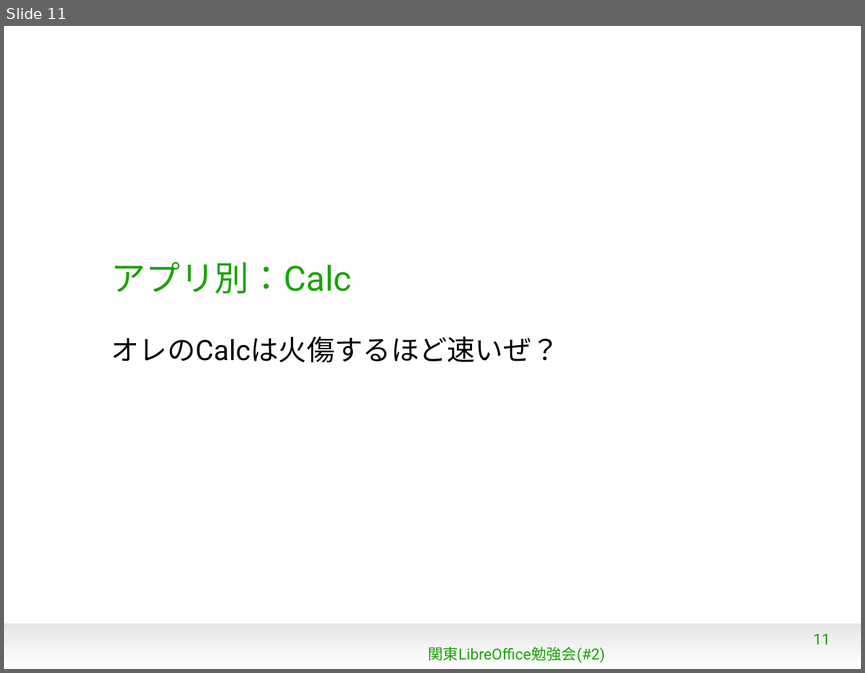
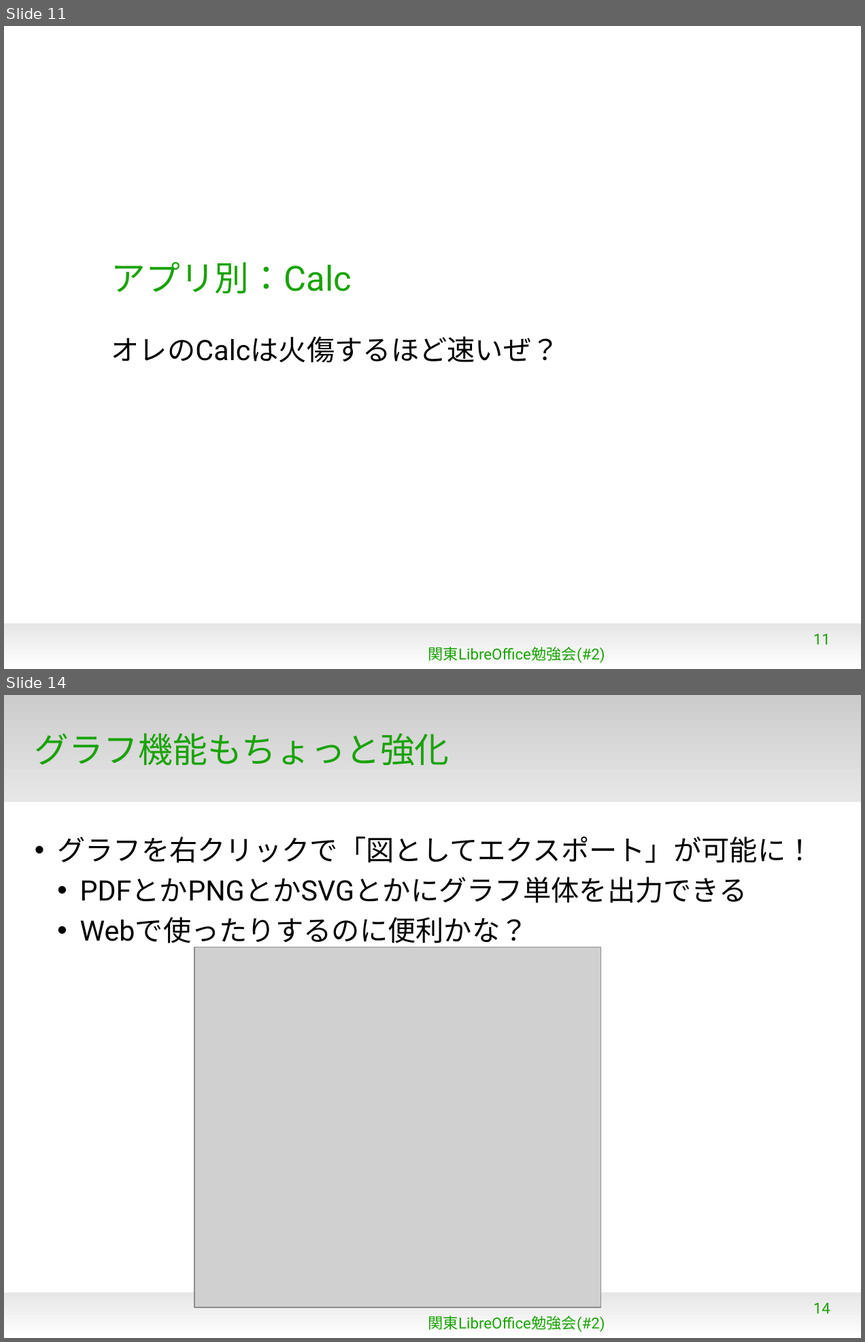
Before and after one commit to naruoga/KantoLibreOffice, a slide deck: Jan2013/WhatsNew4-0.odp. Shown one above the other, each under a label of ours: slide 11 before the commit, slides 11 and 14 after it; the slides between them are not shown. The pictures are 865x673 and 865x1342 pixels, drawn with LibreOffice and Linux fonts; fonts in the diff are those of the drawing; grey boxes stand for pictures; background and template pictures are left out. Boxes give left, top, right and bottom in pixels: in the first picture for what was removed or moved away, otherwise in the second. Text is boxed around its words. In the diff, an @@ line names an element or a change of style, - is before the commit and + after.

```diff
--- a/Jan2013/WhatsNew4-0.odp
+++ b/Jan2013/WhatsNew4-0.odp
@@ slide 14 added at [4, 695, 861, 1338], background #FFFFFF; not listed: 1 template element that a slide beside it also shows @@
@@ rectangle added at [4, 695, 861, 802], fill gradient #CCCCCC to #E6E6E6 @@
@@ title added at [35, 733, 449, 766], 32 pt, text #18A303 @@
+グラフ機能もちょっと強化
@@ text added at [57, 836, 813, 947], 26 pt, text #000000 @@
+• グラフを右クリックで「図としてエクスポート」が可能に！
+  • PDFとかPNGとかSVGとかにグラフ単体を出力できる
+  • Webで使ったりするのに便利かな？
@@ picture added at [194, 947, 601, 1307] @@
@@ page number added at [813, 1302, 830, 1313], 14 pt, text #18A303 @@
+14
@@ text added at [428, 1315, 605, 1331], 14 pt, text #18A303 @@
+関東LibreOffice勉強会(#2)
```
Also in this commit, not shown: 2 slides changed, 9 other slides added, 3 slides removed.
